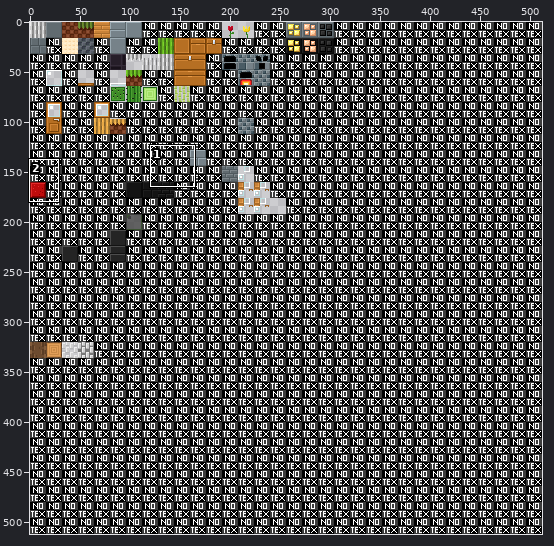
Sprite sheet, stored at terrain.png. The picture above shows the old version from afar; the outline marks the close-up.
Close-up. The starting point:
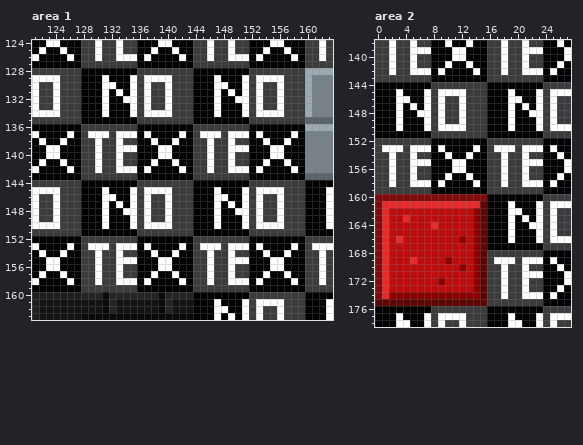
The file is 512x512 pixels. Colours within 5 levels of each other are drawn and written as one. Shown: area 1: x 121..163, y 124..163; area 2: x 0..27, y 138..178. The commit also changed other parts of the picture, which this record leaves out.
The same view after the edit:
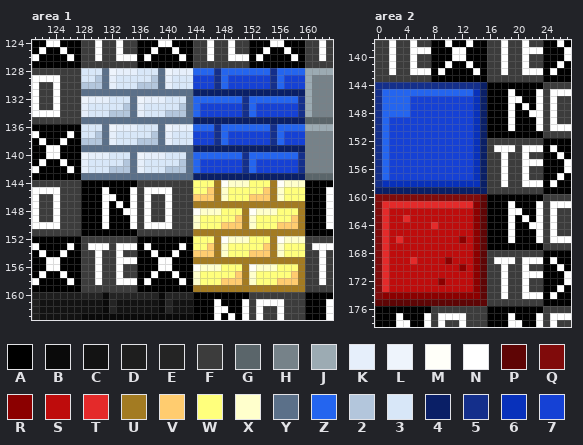
Palette (. is transparent): A #000000  B #0a0a0a  C #131313  D #1e1e1e  E #242424  F #3c3c3c  G #5a656a  H #768289  J #9cabb3  K #e6effb  L #eef4fc  M #fffff9  N #ffffff  P #5e0505  Q #800b0b  R #8b0000  S #be0c0c  T #e42a2a  U #a37b22  V #ffcc6f  W #ffff7c  X #ffffcc  Y #5b7089  Z #2465ef  2 #b3c6dc  3 #d8e7f8  4 #0a1f66  5 #142f8b  6 #0831bb  7 #1541d5
Diff:
Changed rows in their new state; - is an unchanged pixel.
Area 1:
first column x 128:
128 333YLKKK333YLKKKZZZ5ZZZZZZZ5ZZZZ
129 332YK333332YK3337775Z7777775Z777
130 222YK333222YK3337775Z7777775Z777
131 YYYYYYYYYYYYYYYY4444444444444444
132 LKKK333YLKKK333YZZZZZZZ5ZZZZZZZ5
133 K333332YK333332YZ7777775Z7777775
134 K333222YK333222YZ7777775Z7777775
135 YYYYYYYYYYYYYYYY4444444444444444
136 333YLKKK333YLKKKZZZ5ZZZZZZZ5ZZZZ
137 332YK333332YK3337775Z7777775Z777
138 222YK333222YK3337775Z7777775Z777
139 YYYYYYYYYYYYYYYY4444444444444444
140 LKKK333YLKKK333YZZZZZZZ5ZZZZZZZ5
141 K333332YK333332YZ7777775Z7777775
142 K333222YK333222YZ7777775Z7777775
143 YYYYYYYYYYYYYYYY4444444444444444
144 ----------------WWWUMXXXWWWUMXXX
145 ----------------WWVUXWWWWWVUXWWW
146 ----------------VVVUXWWWVVVUXWWW
147 ----------------UUUUUUUUUUUUUUUU
148 ----------------MXXXWWWUMXXXWWWU
149 ----------------XWWWWWVUXWWWWWVU
150 ----------------XWWWVVVUXWWWVVVU
151 ----------------UUUUUUUUUUUUUUUU
152 ----------------WWWUMXXXWWWUMXXX
153 ----------------WWVUXWWWWWVUXWWW
154 ----------------VVVUXWWWVVVUXWWW
155 ----------------UUUUUUUUUUUUUUUU
156 ----------------MXXXWWWUMXXXWWWU
157 ----------------XWWWWWVUXWWWWWVU
158 ----------------XWWWVVVUXWWWVVVU
159 ----------------UUUUUUUUUUUUUUUU
Area 2:
first column x 0:
144 5555555555555554
145 5ZZZZZZZZZZZZZ64
146 5ZZZZ77777777764
147 5ZZZZ77777777764
148 5ZZZZ77777777764
149 5Z77777777777764
150 5Z77777777777764
151 5Z77777777777764
152 5Z77777777777764
153 5Z77777777777764
154 5Z77777777777764
155 5Z77777777777764
156 5Z77777777777764
157 5Z77777777777764
158 5666666666666664
159 4444444444444444
160 ---------------P
161 --------------R-
first column x 1:
174 R
